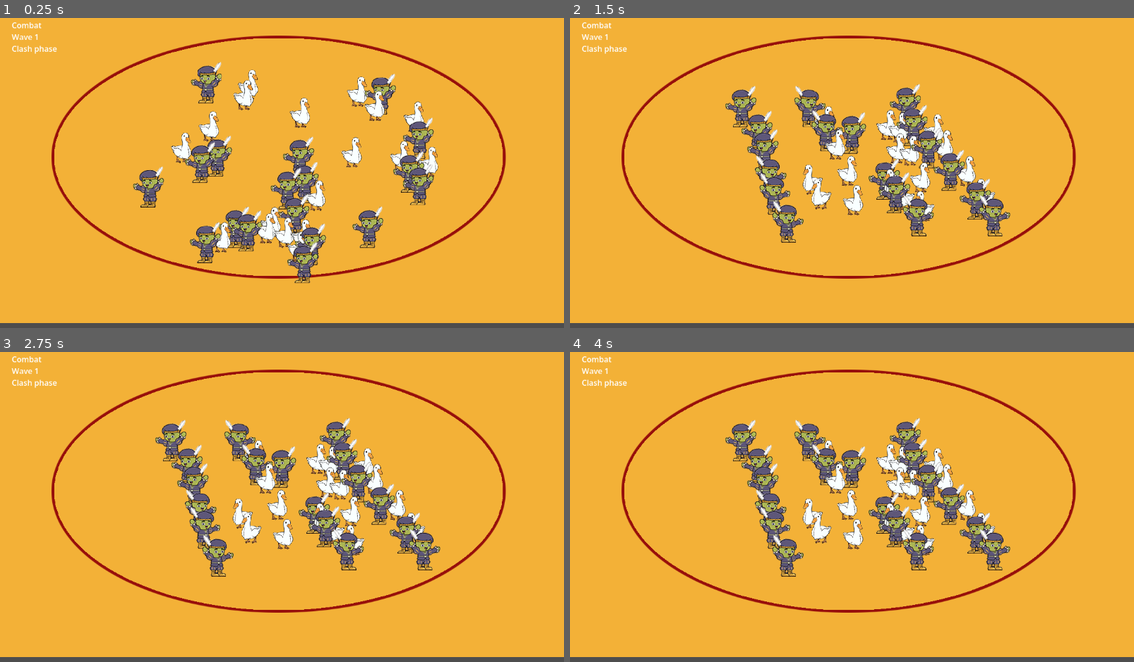
Above: before the commit, frames 1-4 (two rows, left to right).
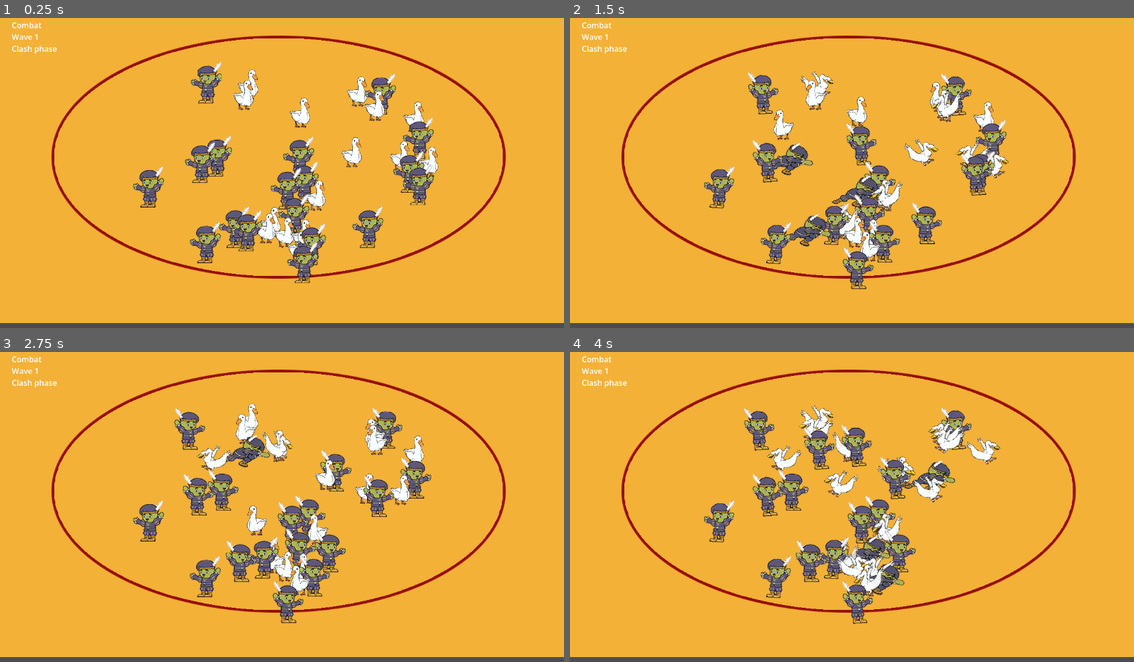
Above: after the commit, the same moments.

Repository: changingzhao-cpu/demo
Game: Godot game, scene res://scenes/main/main_scene.tscn
Same seed, same stepped clock (60 frames per second), same inputs: the game is played once before the commit and once after it.
Inputs (mouse positions are in pixels of both pictures, inside the frame that each line leads up to):
- Up to frame 1 (0.25 s): no input
- Up to frame 2 (1.5 s): tap Enter at 0.5, 0.6 s; move the mouse to (976, 154) at 0.52 s; click (976, 154) at 0.67 s; move the mouse to (739, 185) at 1.27 s; tap Keypad Enter at 1.35 s; click (739, 185) at 1.42 s
- Up to frame 3 (2.75 s): move the mouse to (338, 435) at 2.02 s; tap Enter at 2.1 s; click (338, 435) at 2.17 s
- Up to frame 4 (4 s): move the mouse to (823, 565) at 2.77 s; tap Keypad Enter at 2.85 s; click (823, 565) at 2.92 s; move the mouse to (1021, 550) at 3.52 s; tap Enter at 3.6 s; click (1021, 550) at 3.67 s

The runs differ from the first frame. In frame 1, 0.5% of the frame differs, in the area x 30-41%, y 30-76%; in frame 2, 16%, in the area x 23-79%, y 17-88%; in frame 3, 15%; in frame 4, 15%.

Commit message:
Unify battle start positions and drive attack pulses from controller events.
Promote the tuned initial layout to the real combat starting positions so the opening frame no longer hard-switches into a second coordinate system, and trigger bound view attack pulses directly from controller combat events for reliable presentation feedback.

Co-Authored-By: Claude Sonnet 4.6 (1M context) <noreply@anthropic.com>

Diff:
--- a/scripts/battle/battle_controller.gd
+++ b/scripts/battle/battle_controller.gd
@@ -167,6 +167,11 @@
 
 func consume_recent_combat_events() -> Array[Dictionary]:
 	var events := _recent_combat_events.duplicate(true)
+	if OS.is_debug_build():
+		var file := FileAccess.open("user://controller_consume_combat_events_probe.json", FileAccess.WRITE)
+		if file != null:
+			file.store_string(JSON.stringify({"events": events}, "\t"))
+			file.close()
 	_recent_combat_events.clear()
 	return events
 
@@ -439,6 +444,12 @@
 func debug_get_first_attack_times() -> Dictionary:
 	return _first_attack_time_by_entity.duplicate(true)
 
+func debug_has_bound_view(entity_id: int) -> bool:
+	return _unit_views_by_entity.has(entity_id)
+
+func apply_recent_combat_feedback_to_views() -> void:
+	_apply_recent_combat_feedback_to_views()
+
 func _debug_dump_tick_probe(stage: String) -> void:
 	if _entity_store == null:
 		return
@@ -722,8 +733,29 @@
 	var events: Array = report.get("events", [])
 	for event in events:
 		_recent_combat_events.append(event.duplicate(true))
+		_apply_combat_event_to_bound_views(event)
 	while _recent_combat_events.size() > MAX_RECENT_COMBAT_EVENTS:
 		_recent_combat_events.pop_front()
+	if OS.is_debug_build():
+		var file := FileAccess.open("user://controller_recent_combat_events_probe.json", FileAccess.WRITE)
+		if file != null:
+			file.store_string(JSON.stringify({"events": _recent_combat_events}, "\t"))
+			file.close()
+
+func _apply_combat_event_to_bound_views(event: Dictionary) -> void:
+	var event_type := str(event.get("type", ""))
+	var attacker_id := int(event.get("attacker_id", -1))
+	if attacker_id != -1 and _unit_views_by_entity.has(attacker_id) and event_type == "attack":
+		var attacker_view = _unit_views_by_entity[attacker_id]
+		if attacker_view != null and attacker_view.has_method("trigger_attack_pulse"):
+			attacker_view.call("trigger_attack_pulse")
+	var target_id := int(event.get("target_id", -1))
+	if target_id != -1 and _unit_views_by_entity.has(target_id) and (event_type == "attack" or event_type == "kill"):
+		var target_view = _unit_views_by_entity[target_id]
+		if target_view != null and target_view.has_method("trigger_hit_pulse"):
+			target_view.call("trigger_hit_pulse")
+
+
 
 func _has_recent_death_for_entity(entity_id: int) -> bool:
 	for event in _recently_died_entities:
--- a/scripts/battle/battle_scene_runtime.gd
+++ b/scripts/battle/battle_scene_runtime.gd
@@ -38,6 +38,7 @@
 func _finish_runtime_bootstrap() -> void:
 	_bind_runtime_views()
 	_generate_initial_layout()
+	_capture_initial_layout_world_mapping()
 	_apply_initial_layout_to_views()
 	_update_hud()
 	_runtime_ready = true
@@ -50,6 +51,7 @@
 	if _initial_layout_active:
 		_initial_layout_time += delta
 		_apply_initial_layout_to_views()
+		_consume_combat_feedback()
 		_update_hud()
 		if _initial_layout_time >= INIT_HOLD_SECONDS:
 			_initial_layout_active = false
@@ -134,18 +136,11 @@
 		elif view.has_method("unbind_entity"):
 			view.call("unbind_entity")
 		view.visible = false
-	if _controller.has_method("unregister_unit_view_by_node"):
-		for child in _unit_layer.get_children():
-			if child.has_method("get_entity_id"):
-				var bound_entity_id := int(child.call("get_entity_id"))
-				if bound_entity_id != -1 and not used_entity_ids.has(bound_entity_id):
-					child.visible = false
-	elif _unit_layer != null:
-		for child in _unit_layer.get_children():
-			if child.has_method("get_entity_id"):
-				var bound_entity_id := int(child.call("get_entity_id"))
-				if bound_entity_id != -1 and not used_entity_ids.has(bound_entity_id):
-					child.visible = false
+	for child in _unit_layer.get_children():
+		if child.has_method("get_entity_id"):
+			var bound_entity_id := int(child.call("get_entity_id"))
+			if bound_entity_id != -1 and not used_entity_ids.has(bound_entity_id):
+				child.visible = false
 
 func _generate_initial_layout() -> void:
 	_initial_layout_positions.clear()
@@ -181,22 +176,6 @@
 			return false
 	return true
 
-func _apply_initial_layout_to_views() -> void:
-	if _controller == null:
-		return
-	var payloads: Array = _controller.call("get_visible_entity_screen_payloads", _unit_layer.get_child_count(), SCREEN_CENTER, SCREEN_SCALE)
-	for payload in payloads:
-		var entity_id := int(payload.get("entity_id", -1))
-		if entity_id == -1:
-			continue
-		var target_screen_position: Vector2 = _initial_layout_positions.get(entity_id, payload.get("position", SCREEN_CENTER))
-		var view: Node2D = _find_bound_view(entity_id)
-		if view == null:
-			continue
-		if view.has_method("sync_from_entity_visual"):
-			view.call("sync_from_entity_visual", target_screen_position, true, int(payload.get("team_id", 0)), 0.0, float(payload.get("facing_sign", 1.0)), int(payload.get("unit_state", 0)))
-	_refresh_depth_sort_for_visible_views()
-
 func _map_world_to_runtime_screen(world_position: Vector2, team_id: int) -> Vector2:
 	var effective_scale := SCREEN_SCALE * (0.72 if team_id == 1 else 1.0)
 	var x_anchor := SCREEN_CENTER.x + 54.0 if team_id == 1 else SCREEN_CENTER.x - 18.0
@@ -211,23 +190,86 @@
 		if entity_id == -1:
 			continue
 		var team_id := int(payload.get("team_id", 0))
-		var world_position: Vector2 = payload.get("position", Vector2.ZERO)
-		var current_screen_position := _map_world_to_runtime_screen(world_position, team_id)
-		var target_screen_position: Vector2 = _initial_layout_positions.get(entity_id, current_screen_position)
+		var target_screen_position: Vector2 = _initial_layout_positions.get(entity_id, _map_world_to_runtime_screen(payload.get("position", Vector2.ZERO), team_id))
 		var effective_scale := SCREEN_SCALE * (0.72 if team_id == 1 else 1.0)
 		var x_anchor := SCREEN_CENTER.x + 54.0 if team_id == 1 else SCREEN_CENTER.x - 18.0
 		var remapped_world := Vector2(
 			(target_screen_position.x - x_anchor) / maxf(effective_scale.x, 0.0001),
 			(target_screen_position.y - SCREEN_CENTER.y) / maxf(effective_scale.y, 0.0001)
 		)
-		if _controller.has_method("set_entity_world_position"):
-			_controller.call("set_entity_world_position", entity_id, remapped_world)
-		elif _controller.has_method("get_entity_store"):
+		if _controller.has_method("get_entity_store"):
 			var store = _controller.call("get_entity_store")
 			store.position_x[entity_id] = remapped_world.x
 			store.position_y[entity_id] = remapped_world.y
 			if _controller.has_method("refresh_entity_in_spatial_grid"):
 				_controller.call("refresh_entity_in_spatial_grid", entity_id)
+	_refresh_depth_sort_for_visible_views()
+
+func _apply_initial_layout_to_views() -> void:
+	if _controller == null:
+		return
+	var payloads: Array = _controller.call("get_visible_entity_screen_payloads", _unit_layer.get_child_count(), SCREEN_CENTER, SCREEN_SCALE)
+	for payload in payloads:
+		var entity_id := int(payload.get("entity_id", -1))
+		if entity_id == -1:
+			continue
+		var runtime_screen_position: Vector2 = payload.get("position", SCREEN_CENTER)
+		var view: Node2D = _find_bound_view(entity_id)
+		if view == null:
+			continue
+		if view.has_method("sync_from_entity_visual"):
+			view.call("sync_from_entity_visual", runtime_screen_position, true, int(payload.get("team_id", 0)), 0.0, float(payload.get("facing_sign", 1.0)), int(payload.get("unit_state", 0)))
+	_refresh_depth_sort_for_visible_views()
+
+func _write_combat_feedback_probe(events: Array) -> void:
+	if not OS.is_debug_build() or _controller == null:
+		return
+	var entries: Array = []
+	for event in events:
+		var event_type := str(event.get("type", ""))
+		var attacker_id := int(event.get("attacker_id", -1))
+		var target_id := int(event.get("target_id", -1))
+		entries.append({
+			"type": event_type,
+			"attacker_id": attacker_id,
+			"attacker_view_bound": _controller.call("debug_has_bound_view", attacker_id) if _controller.has_method("debug_has_bound_view") else false,
+			"target_id": target_id,
+			"target_view_bound": _controller.call("debug_has_bound_view", target_id) if _controller.has_method("debug_has_bound_view") else false
+		})
+	var file := FileAccess.open("user://combat_feedback_probe.json", FileAccess.WRITE)
+	if file != null:
+		file.store_string(JSON.stringify({"events": entries}, "\t"))
+		file.close()
+
+func _consume_combat_feedback() -> void:
+	if _controller == null or _effect_pool == null or not _controller.has_method("consume_recent_combat_events"):
+		return
+	var combat_events: Array = _controller.call("consume_recent_combat_events")
+	_write_combat_feedback_probe(combat_events)
+	for combat_event in combat_events:
+		var event_type := str(combat_event.get("type", ""))
+		var target_position: Vector2 = combat_event.get("target_position", Vector2.ZERO)
+		if event_type == "attack":
+			_effect_pool.call("spawn_visual_event", "hit_flash", target_position, "enemy", 0.08)
+		elif event_type == "knockback":
+			_effect_pool.call("spawn_visual_event", "knockback_trail", target_position, "enemy", 0.1)
+		elif event_type == "launch":
+			_effect_pool.call("spawn_visual_event", "launch_burst", target_position, "enemy", 0.1)
+	_sync_effect_nodes()
+	if _controller.has_method("apply_recent_combat_feedback_to_views"):
+		_controller.call("apply_recent_combat_feedback_to_views")
+	if OS.is_debug_build() and _unit_layer != null:
+		var pulse_entries: Array = []
+		for child in _unit_layer.get_children():
+			if child.visible and child.has_method("get_entity_id") and child.has_method("debug_get_pose_snapshot"):
+				pulse_entries.append({
+					"entity_id": int(child.call("get_entity_id")),
+					"pose": child.call("debug_get_pose_snapshot")
+				})
+		var pulse_file := FileAccess.open("user://combat_pulse_probe.json", FileAccess.WRITE)
+		if pulse_file != null:
+			pulse_file.store_string(JSON.stringify({"views": pulse_entries}, "\t"))
+			pulse_file.close()
 	_refresh_depth_sort_for_visible_views()
 
 func _sync_runtime_screen_space_views() -> void:
@@ -262,9 +304,6 @@
 		if view_file != null:
 			view_file.store_string(JSON.stringify({"views": view_entries}, "\t"))
 			view_file.close()
-	if _effect_layer != null:
-		_effect_layer.position = Vector2.ZERO
-		_effect_layer.scale = Vector2.ONE
 
 func _debug_dump_transition_probe(stage: String) -> void:
 	if _unit_layer == null or _controller == null:
@@ -309,8 +348,6 @@
 	_sync_effect_nodes()
 
 func _consume_death_feedback() -> void:
-	if _initial_layout_active:
-		return
 	if _controller == null or _effect_pool == null or not _controller.has_method("consume_recently_died_entities"):
 		return
 	var death_events: Array = _controller.call("consume_recently_died_entities")
@@ -319,23 +356,6 @@
 		var world_position: Vector2 = death_event.get("position", Vector2.ZERO)
 		_effect_pool.call("spawn_visual_event", "%s_corpse" % team, world_position, team, 0.8)
 	_sync_effect_nodes()
-
-func _consume_combat_feedback() -> void:
-	if _initial_layout_active:
-		return
-	if _controller == null or _effect_pool == null or not _controller.has_method("consume_recent_combat_events"):
-		return
-	var combat_events: Array = _controller.call("consume_recent_combat_events")
-	for combat_event in combat_events:
-		var event_type := str(combat_event.get("type", ""))
-		var target_position: Vector2 = combat_event.get("target_position", Vector2.ZERO)
-		if event_type == "attack":
-			_effect_pool.call("spawn_visual_event", "hit_flash", target_position, "enemy", 0.08)
-		elif event_type == "knockback":
-			_effect_pool.call("spawn_visual_event", "knockback_trail", target_position, "enemy", 0.1)
-		elif event_type == "launch":
-			_effect_pool.call("spawn_visual_event", "launch_burst", target_position, "enemy", 0.1)
-		_sync_effect_nodes()
 
 func _sync_effect_nodes() -> void:
 	if _effect_layer == null or _effect_pool == null or not _effect_pool.has_method("get_active_effects"):
@@ -381,6 +401,7 @@
 	_initial_layout_time = 0.0
 	_bind_runtime_views()
 	_generate_initial_layout()
+	_capture_initial_layout_world_mapping()
 	_apply_initial_layout_to_views()
 	if _reward_panel != null:
 		_reward_panel.visible = false
--- a/scripts/presentation/unit_view.gd
+++ b/scripts/presentation/unit_view.gd
@@ -125,6 +125,11 @@
 		_attack_frame_timer = maxf(_attack_frame_timer, ATTACK_STATE_HOLD)
 	_is_showing_death_state = false
 	visible = is_alive
+	if OS.is_debug_build():
+		var file := FileAccess.open("user://unit_view_sync_probe_%s.json" % str(_entity_id), FileAccess.WRITE)
+		if file != null:
+			file.store_string(JSON.stringify(debug_get_pose_snapshot(), "\t"))
+			file.close()
 	_update_visual_tint()
 	_refresh_sprite_visuals()
 	queue_redraw()
@@ -225,6 +230,11 @@
 	_attack_pulse_strength = ATTACK_PULSE_BONUS
 	_attack_frame_timer = maxf(_attack_frame_timer, ATTACK_STATE_HOLD)
 	_visual_unit_state = UNIT_STATE_ATTACK
+	if OS.is_debug_build():
+		var file := FileAccess.open("user://unit_view_attack_pulse_probe_%s.json" % str(_entity_id), FileAccess.WRITE)
+		if file != null:
+			file.store_string(JSON.stringify(debug_get_pose_snapshot(), "\t"))
+			file.close()
 	_refresh_sprite_visuals()
 	queue_redraw()
 
--- a/tests/battle/test_battle_controller_combat_events.gd
+++ b/tests/battle/test_battle_controller_combat_events.gd
@@ -3,10 +3,26 @@
 const BattleControllerScript = preload("res://scripts/battle/battle_controller.gd")
 const WAVE_DEFS_PATH := "res://data/wave_defs.json"
 
+class RecordingCombatView:
+	extends RefCounted
+
+	var attack_pulses := 0
+	var hit_pulses := 0
+
+	func bind_entity(_entity_id: int) -> void:
+		pass
+
+	func trigger_attack_pulse() -> void:
+		attack_pulses += 1
+
+	func trigger_hit_pulse() -> void:
+		hit_pulses += 1
+
 func run() -> Array[String]:
 	var failures: Array[String] = []
 	_test_controller_exposes_recent_combat_event_api(failures)
 	_test_controller_acquires_targets_and_moves_before_contact(failures)
+	_test_attack_events_drive_bound_view_pulses(failures)
 	return failures
 
 func _test_controller_exposes_recent_combat_event_api(failures: Array[String]) -> void:
@@ -63,6 +79,38 @@
 	_assert_true(saw_movement_signal and saw_target_acquired, "battle controller should demonstrate real pursuit after target acquisition", failures)
 	controller.free()
 
+func _test_attack_events_drive_bound_view_pulses(failures: Array[String]) -> void:
+	var controller = BattleControllerScript.new(WAVE_DEFS_PATH)
+	controller.start_run()
+	_assert_true(controller.has_method("get_live_entity_ids"), "battle controller should expose live entity ids for view pulse checks", failures)
+	_assert_true(controller.has_method("register_unit_view"), "battle controller should allow binding runtime views for pulse checks", failures)
+	if not controller.has_method("get_live_entity_ids") or not controller.has_method("register_unit_view"):
+		controller.free()
+		return
+	var live_entity_ids: Array = controller.call("get_live_entity_ids")
+	var views_by_entity: Dictionary = {}
+	for entity_id_variant in live_entity_ids:
+		var entity_id := int(entity_id_variant)
+		var view := RecordingCombatView.new()
+		views_by_entity[entity_id] = view
+		controller.call("register_unit_view", entity_id, view)
+	var saw_attack_event := false
+	var saw_attack_pulse := false
+	for _step in range(240):
+		controller.call("tick_combat", 0.016)
+		var events: Array = controller.call("get_recent_combat_events") if controller.has_method("get_recent_combat_events") else []
+		if not events.is_empty():
+			saw_attack_event = true
+		for view in views_by_entity.values():
+			if int(view.attack_pulses) > 0:
+				saw_attack_pulse = true
+				break
+		if saw_attack_event and saw_attack_pulse:
+			break
+	_assert_true(saw_attack_event, "battle controller should eventually produce attack events for bound view pulse checks", failures)
+	_assert_true(saw_attack_pulse, "attack events should drive at least one bound attacker pulse without relying on scene-level event consumption", failures)
+	controller.free()
+
 func _assert_true(value: bool, message: String, failures: Array[String]) -> void:
 	if not value:
 		failures.append(message)
--- a/tests/battle/test_battle_scene_runtime_binding.gd
+++ b/tests/battle/test_battle_scene_runtime_binding.gd
@@ -9,11 +9,41 @@
 	var failures: Array[String] = []
 	_test_scene_contains_runtime_layers(failures)
 	_test_controller_bootstrap_exposes_unit_views(failures)
+	_test_initial_layout_uses_runtime_combat_positions(failures)
 	_test_runtime_keeps_units_visible_after_initial_layout(failures)
 	_test_runtime_preserves_spread_after_initial_layout(failures)
 	_test_runtime_keeps_visible_views_near_screen_bounds(failures)
 	_test_runtime_view_spread_matches_controller_payload_spread(failures)
 	return failures
+
+func _test_initial_layout_uses_runtime_combat_positions(failures: Array[String]) -> void:
+	var battle_scene = _load_battle_scene()
+	_assert_true(battle_scene != null, "battle scene should load before initial/runtime position parity checks", failures)
+	if battle_scene == null:
+		return
+	var main_loop: SceneTree = Engine.get_main_loop()
+	var instance = battle_scene.instantiate()
+	main_loop.root.add_child(instance)
+	await main_loop.process_frame
+	var controller = instance.get_node_or_null("BattleController")
+	var unit_layer = instance.get_node_or_null("UnitLayer")
+	if controller != null and unit_layer != null and controller.has_method("get_visible_entity_screen_payloads"):
+		var payloads: Array = controller.call("get_visible_entity_screen_payloads", unit_layer.get_child_count(), Vector2(640.0, 392.0), Vector2(28.0, 20.0))
+		var payload_positions_by_entity: Dictionary = {}
+		for payload_variant in payloads:
+			var payload: Dictionary = payload_variant
+			payload_positions_by_entity[int(payload.get("entity_id", -1))] = payload.get("position", Vector2.ZERO)
+		var matched_count := 0
+		for child in unit_layer.get_children():
+			if child.visible and child is Node2D and child.has_method("get_entity_id"):
+				var entity_id := int(child.call("get_entity_id"))
+				if payload_positions_by_entity.has(entity_id):
+					var view_position: Vector2 = (child as Node2D).global_position
+					if view_position.distance_to(payload_positions_by_entity[entity_id]) <= 12.0:
+						matched_count += 1
+		_assert_true(matched_count >= 12, "initial visible layout should already use runtime combat positions instead of an unrelated random screen layout", failures)
+	main_loop.root.remove_child(instance)
+	instance.free()
 
 func _test_runtime_preserves_spread_after_initial_layout(failures: Array[String]) -> void:
 	var battle_scene = _load_battle_scene()
--- a/tests/debug_runtime_probe.gd
+++ b/tests/debug_runtime_probe.gd
@@ -2,9 +2,18 @@
 
 const BATTLE_SCENE_PATH := "res://scenes/battle/battle_scene.tscn"
 const OUTPUT_PATH := "user://runtime_probe.json"
-const SAMPLE_TIMES := [0.03, 0.5, 1.0, 2.0, 3.0, 4.0]
+const SAMPLE_TIMES := [0.0, 0.01, 0.03, 0.05, 0.1, 0.2, 0.5, 1.0, 2.0, 3.0, 4.0]
 const INITIAL_PROBE := "user://transition_initial_probe.json"
 const RUNTIME_PROBE := "user://transition_runtime_probe.json"
+
+func _read_json(path: String) -> Dictionary:
+	var text := FileAccess.get_file_as_string(path)
+	if text == "":
+		return {}
+	var json := JSON.new()
+	if json.parse(text) != OK:
+		return {}
+	return json.data
 
 func _initialize() -> void:
 	var scene: PackedScene = load(BATTLE_SCENE_PATH)
@@ -16,58 +25,38 @@
 	root.add_child(instance)
 	await process_frame
 	await process_frame
-	var runtime: Node = instance
 	var samples: Array = []
 	var elapsed := 0.0
 	var sample_index := 0
 	while sample_index < SAMPLE_TIMES.size():
-		var step := 0.01
-		await create_timer(step).timeout
-		elapsed += step
-		if elapsed + 0.0001 < float(SAMPLE_TIMES[sample_index]):
+		var target_time := float(SAMPLE_TIMES[sample_index])
+		if elapsed + 0.0001 < target_time:
+			var step := minf(0.01, target_time - elapsed)
+			await create_timer(step).timeout
+			elapsed += step
 			continue
-		var runtime_probe_text := FileAccess.get_file_as_string(RUNTIME_PROBE)
-		if runtime_probe_text == "":
-			printerr("[PROBE] missing runtime transition probe at ", ProjectSettings.globalize_path(RUNTIME_PROBE))
-			quit(1)
-			return
-		var runtime_json := JSON.new()
-		if runtime_json.parse(runtime_probe_text) != OK:
-			printerr("[PROBE] failed to parse runtime transition probe")
-			quit(1)
-			return
-		var runtime_snapshot: Dictionary = runtime_json.data
-		var visible_entities: Array = []
-		for item in runtime_snapshot.get("entries", []):
-			if bool(item.get("visible", false)) and int(item.get("entity_id", -1)) != -1:
-				visible_entities.append({
-					"entity_id": int(item.get("entity_id", -1)),
-					"position": item.get("position", Vector2.ZERO),
-					"global_position": item.get("global_position", Vector2.ZERO)
-				})
-		var tick_before_text := FileAccess.get_file_as_string("user://tick_probe_before.json")
-		var tick_before_json := JSON.new()
-		var tick_before_snapshot: Dictionary = {}
-		if tick_before_text != "" and tick_before_json.parse(tick_before_text) == OK:
-			tick_before_snapshot = tick_before_json.data
 		samples.append({
 			"time": elapsed,
-			"snapshot": tick_before_snapshot,
-			"visible_entities": visible_entities
+			"tick_before": _read_json("user://tick_probe_before.json"),
+			"payload_probe": _read_json("user://runtime_payload_probe.json"),
+			"view_probe": _read_json("user://runtime_view_probe.json"),
+			"combat_feedback_probe": _read_json("user://combat_feedback_probe.json"),
+			"combat_pulse_probe": _read_json("user://combat_pulse_probe.json"),
+			"controller_recent_combat_events_probe": _read_json("user://controller_recent_combat_events_probe.json"),
+			"controller_consume_combat_events_probe": _read_json("user://controller_consume_combat_events_probe.json"),
+			"unit_view_attack_pulse_probe_33": _read_json("user://unit_view_attack_pulse_probe_33.json"),
+			"unit_view_sync_probe_33": _read_json("user://unit_view_sync_probe_33.json")
 		})
 		sample_index += 1
-	var initial_probe := FileAccess.get_file_as_string(INITIAL_PROBE)
-	var runtime_probe := FileAccess.get_file_as_string(RUNTIME_PROBE)
-	var tick_before := FileAccess.get_file_as_string("user://tick_probe_before.json")
-	var tick_after := FileAccess.get_file_as_string("user://tick_probe_after.json")
 	var controller := instance.get_node_or_null("BattleController")
 	var attack_times: Dictionary = controller.call("debug_get_first_attack_times") if controller != null and controller.has_method("debug_get_first_attack_times") else {}
 	var output := {
 		"samples": samples,
-		"initial_probe": initial_probe,
-		"runtime_probe": runtime_probe,
-		"tick_before": tick_before,
-		"tick_after": tick_after,
+		"initial_probe": FileAccess.get_file_as_string(INITIAL_PROBE),
+		"runtime_probe": FileAccess.get_file_as_string(RUNTIME_PROBE),
+		"tick_before": FileAccess.get_file_as_string("user://tick_probe_before.json"),
+		"tick_after": FileAccess.get_file_as_string("user://tick_probe_after.json"),
+		"initial_to_runtime_delta": FileAccess.get_file_as_string("user://initial_to_runtime_delta_probe.json"),
 		"first_attack_times": attack_times
 	}
 	var file := FileAccess.open(OUTPUT_PATH, FileAccess.WRITE)
